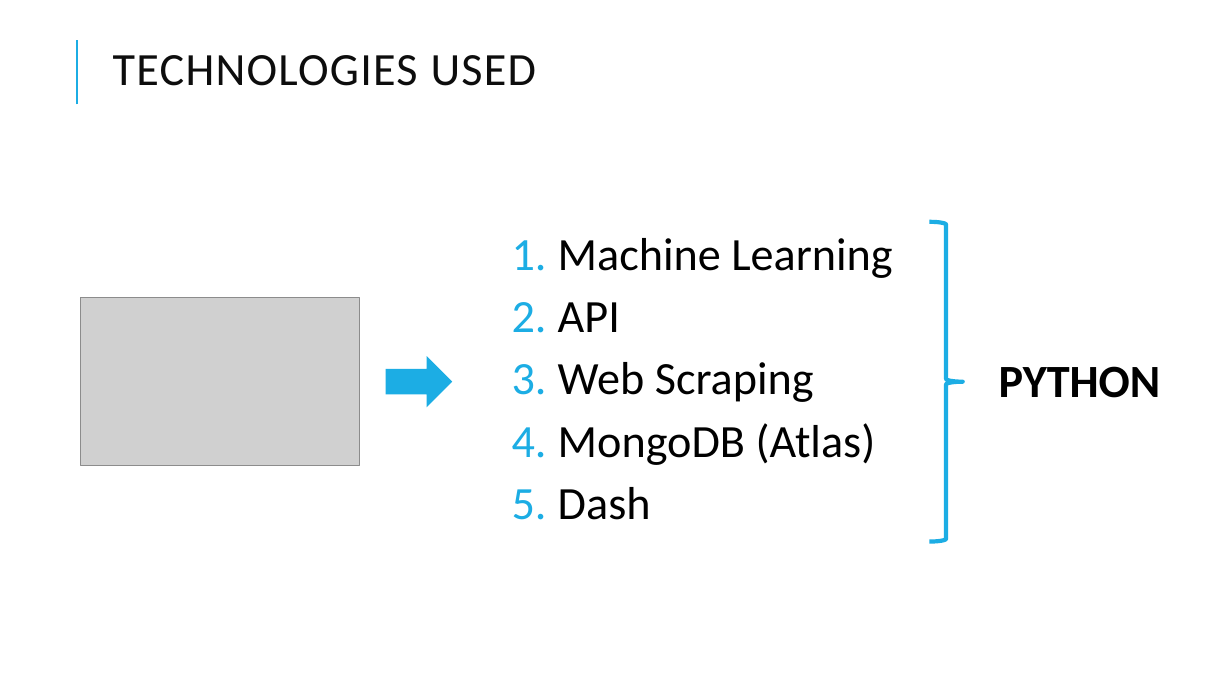
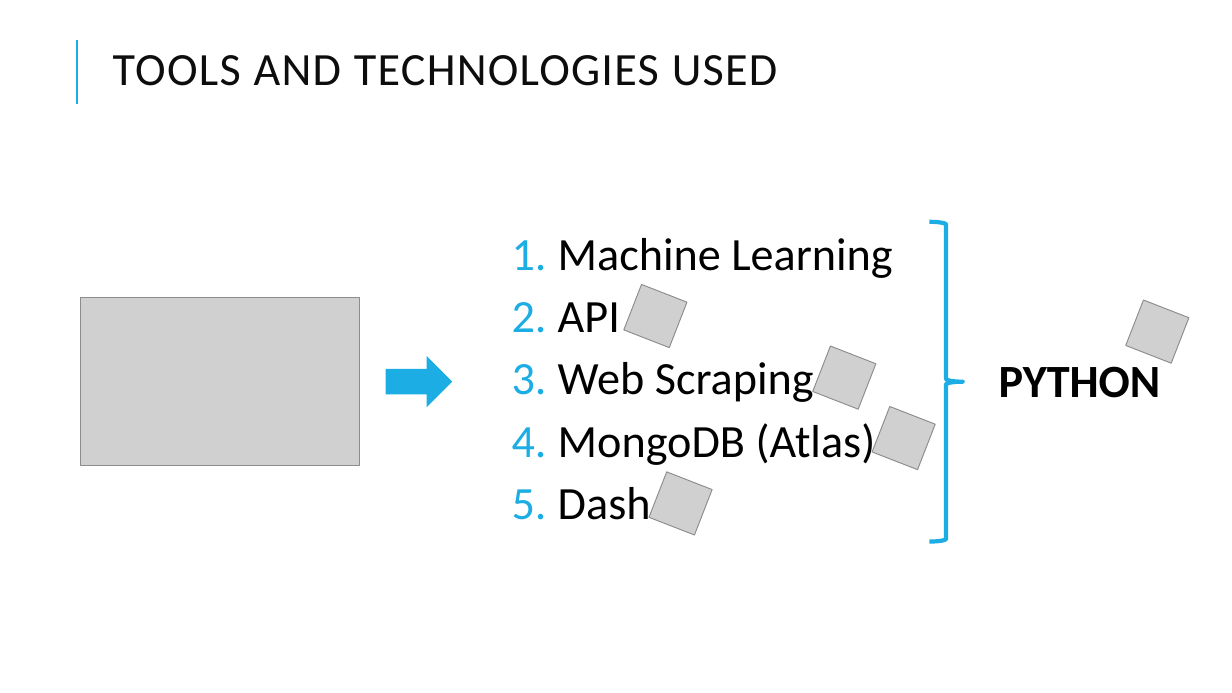
Before and after one commit to alberthr/UBIQUM_1X2_Python, a slide deck: slide 7 of PRESENTACION ALBERT.pptx (slide 6 before the commit). Drawn at 1232x693 pixels with LibreOffice and Linux fonts; fonts in the diff are those of the drawing; grey boxes stand for pictures. Boxes give left, top, right and bottom in pixels: in the first picture for what was removed or moved away, otherwise in the second. Text is boxed around its words. In the diff, an @@ line names an element or a change of style, - is before the commit and + after.

```diff
--- a/PRESENTACION ALBERT.pptx
+++ b/PRESENTACION ALBERT.pptx
@@ title at (113,55,778,86): text changed @@
-TECHNOLOGIES USED
+TOOLS AND TECHNOLOGIES USED
@@ picture added at (624,285,687,348) @@
@@ picture added at (1126,301,1189,364) @@
@@ picture added at (813,346,876,409) @@
@@ picture added at (873,407,936,470) @@
@@ picture added at (649,472,712,535) @@
```
Also in this commit, not shown: 6 other slides changed, 2 slides added, 1 slide removed, 4 other files.
